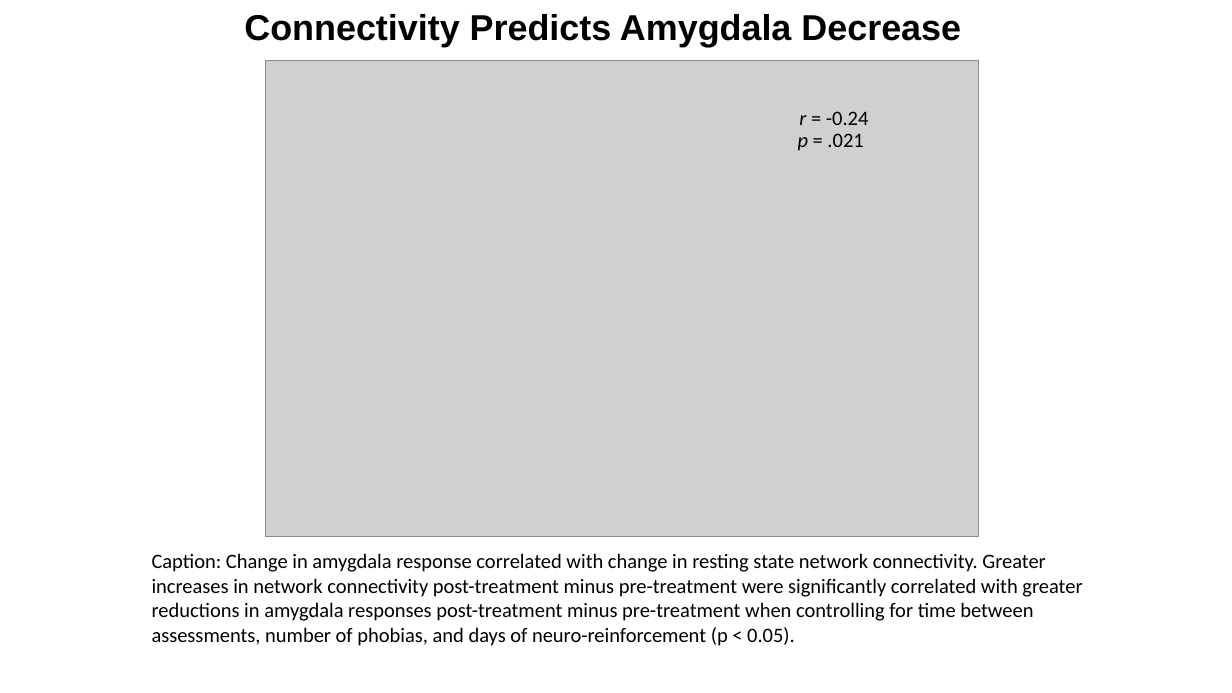
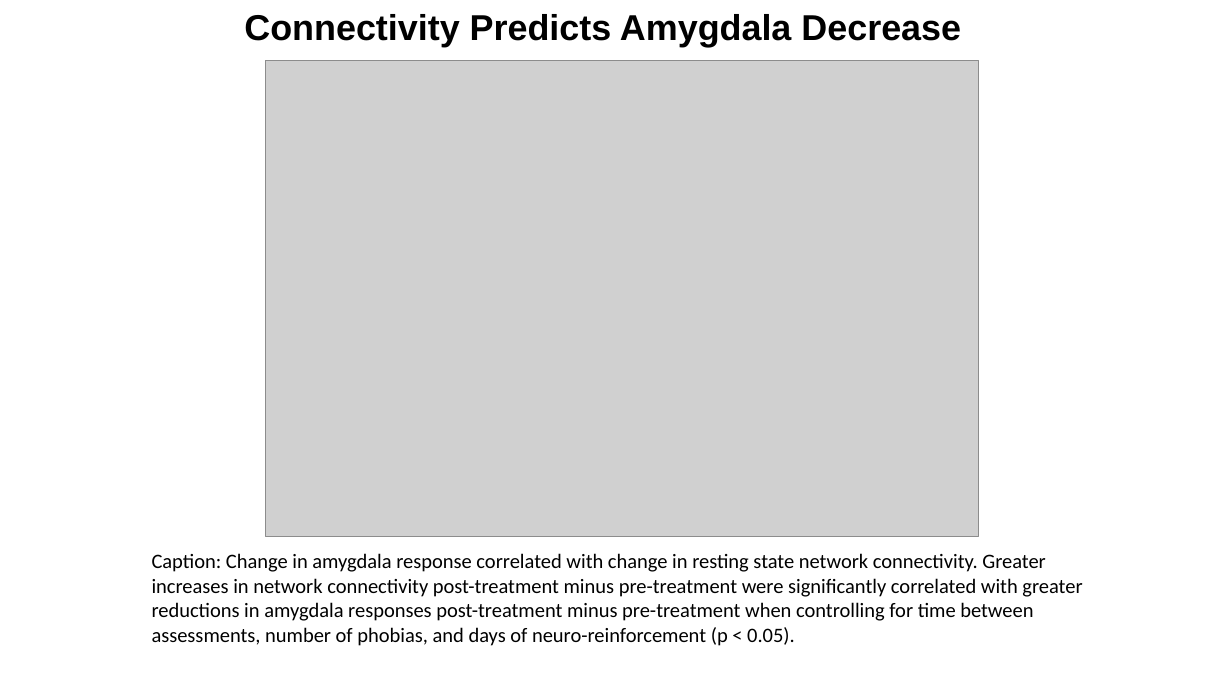
Before and after one commit to fsleyes/restingstate, a slide deck: slide 3 of restingstate_figures.pptx. Drawn at 1232x693 pixels with LibreOffice and Linux fonts; fonts in the diff are those of the drawing; grey boxes stand for pictures. Boxes give left, top, right and bottom in pixels: in the first picture for what was removed or moved away, otherwise in the second. Text is boxed around its words. In the diff, an @@ line names an element or a change of style, - is before the commit and + after.

```diff
--- a/restingstate_figures.pptx
+++ b/restingstate_figures.pptx
@@ text removed at <box>799,111,869,125</box> @@
-r = -0.24
@@ text removed at <box>798,133,863,151</box> @@
-p = .021
```
Also in this commit, not shown: 2 other files.
